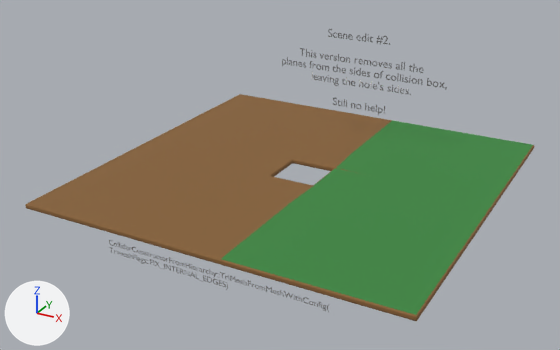
The glTF model assets/maps/level_0_edit_2.glb: old version first, new version second.
Before and after are seen from a 50 mm camera at (25.7, -50.3, 24.8) aimed at (-0.7, -2.3, 0.8). Arrows for +X, +Y and +Z are at lower left; the lights stay in place. The picture after the commit comes second. Objects named as collision shapes, trigger or cutter boxes, shadow casters or lower levels of detail are left out. Where no turn or scale is listed for an object, it has been applied to the vertices. Vertices at exactly the same position are counted once.

Names of what the first picture shows: 'Floor.006', 'GN Instance', 'GN Instance.001'.
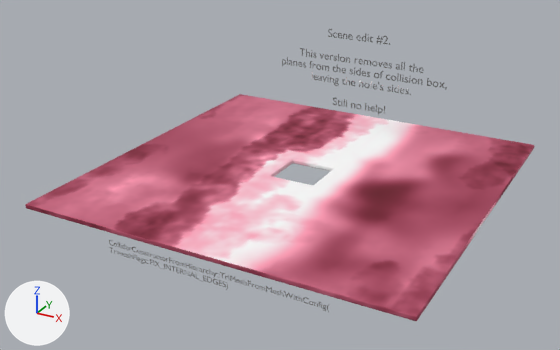
Commit message: Improve model materials.

Location of each change, (x1, y1, x2, y2) in pixels of the pictures (560 x 350 px):
'Floor.006', surface changed (lighter)
    both: (25, 94, 534, 321)
part 1 of me_floor_mesh_007, recoloured (green to pink)
    both: (221, 120, 533, 315)

The change, as a list of edits to the scene's bpy script:
```text
Add img_diffuse:
    img_diffuse = load_image('diffuse', '_unpacked/diffuse', 128, 128, 'sRGB')
Change mat_material:
    remove mat_material.base_color = (0.242, 0.119, 0.0351)  # brown #876135
    add mat_material.texture = img_diffuse
Change me_floor_mesh_007:
    where me_floor_mesh_007.from_pydata(...)  # 352 vertices, 704 faces; spans x -14.9..14.9, y -14.9..14.8, z -0.4..0.0
    used by ob_floor_006; location = (0.0, 0.0, 0.39)
    me_floor_mesh_007 part 1: 45 faces spanning x 1.9..14.7, y -14.8..14.7, z 0.0 switch from mat_material_002 (green #3a873f) to mat_material (picture img_diffuse)
```
